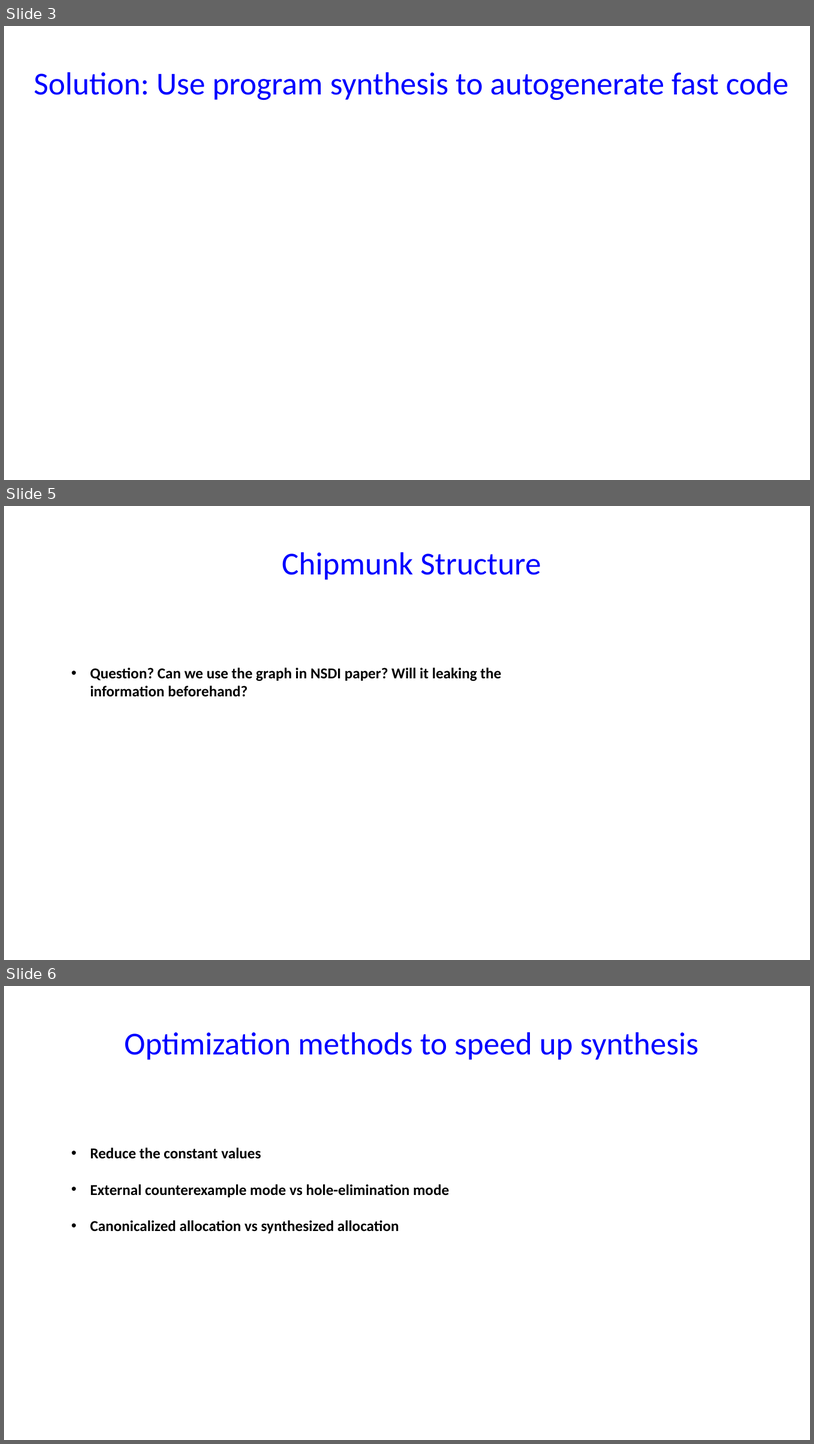
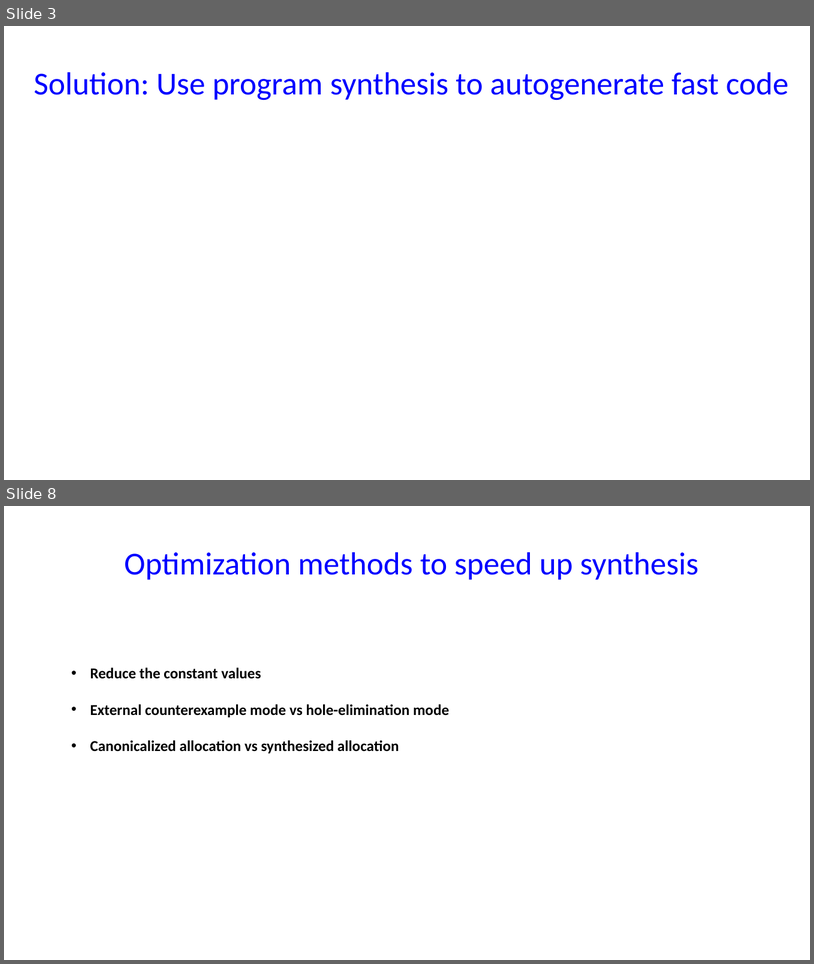
Before and after one commit to chipmunk-project/chipmunk_talk, a slide deck: HotNets_talk.pptx. Shown one above the other, each under a label of ours: slides 3, 5 and 6 before the commit, slides 3 and 8 after it; the slides between them are not shown. The pictures are 814x1444 and 814x964 pixels, drawn with LibreOffice and Linux fonts; fonts in the diff are those of the drawing. Boxes give left, top, right and bottom in pixels: in the first picture for what was removed or moved away, otherwise in the second. Text is boxed around its words. In the diff, an @@ line names an element or a change of style, - is before the commit and + after.

```diff
--- a/HotNets_talk.pptx
+++ b/HotNets_talk.pptx
@@ slide 5 removed at (4,506,810,960), background #FFFFFF @@
@@ text removed at (282,552,541,580) @@
-Chipmunk Structure
@@ text removed at (90,667,501,697) @@
-• Question? Can we use the graph in NSDI paper? Will it leaking the information beforehand?
@@ what was slide 6 is now slide 8 @@
```
Also in this commit, not shown: 2 slides changed, 9 slides added, 1 other slide removed.
